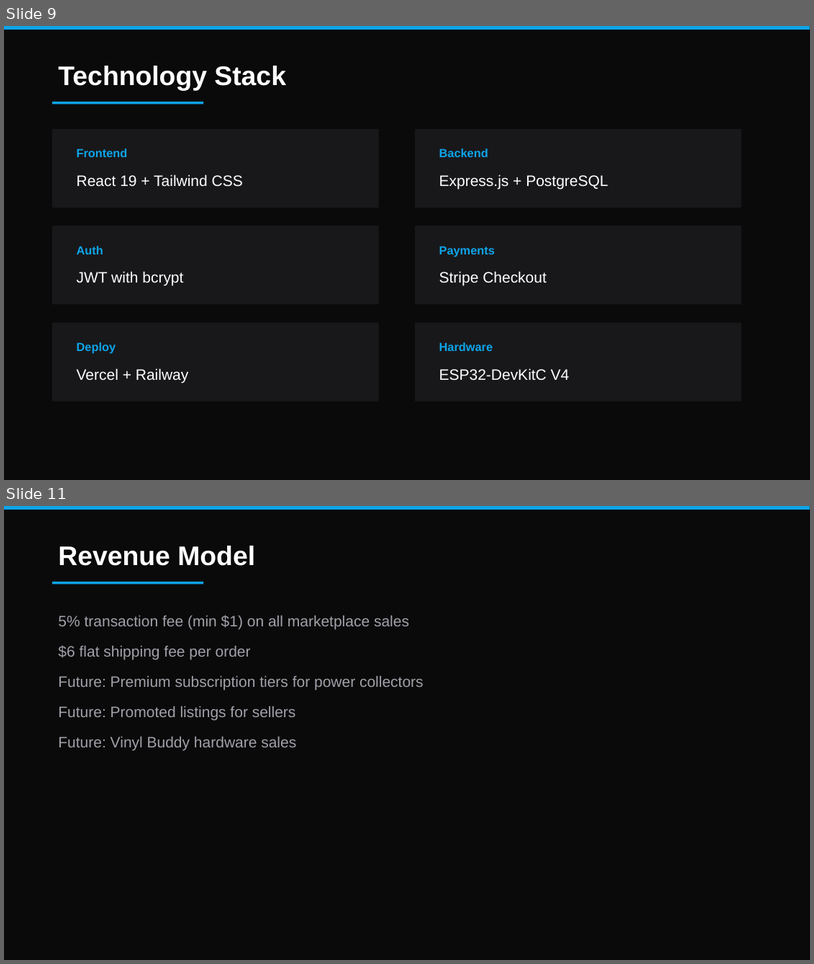
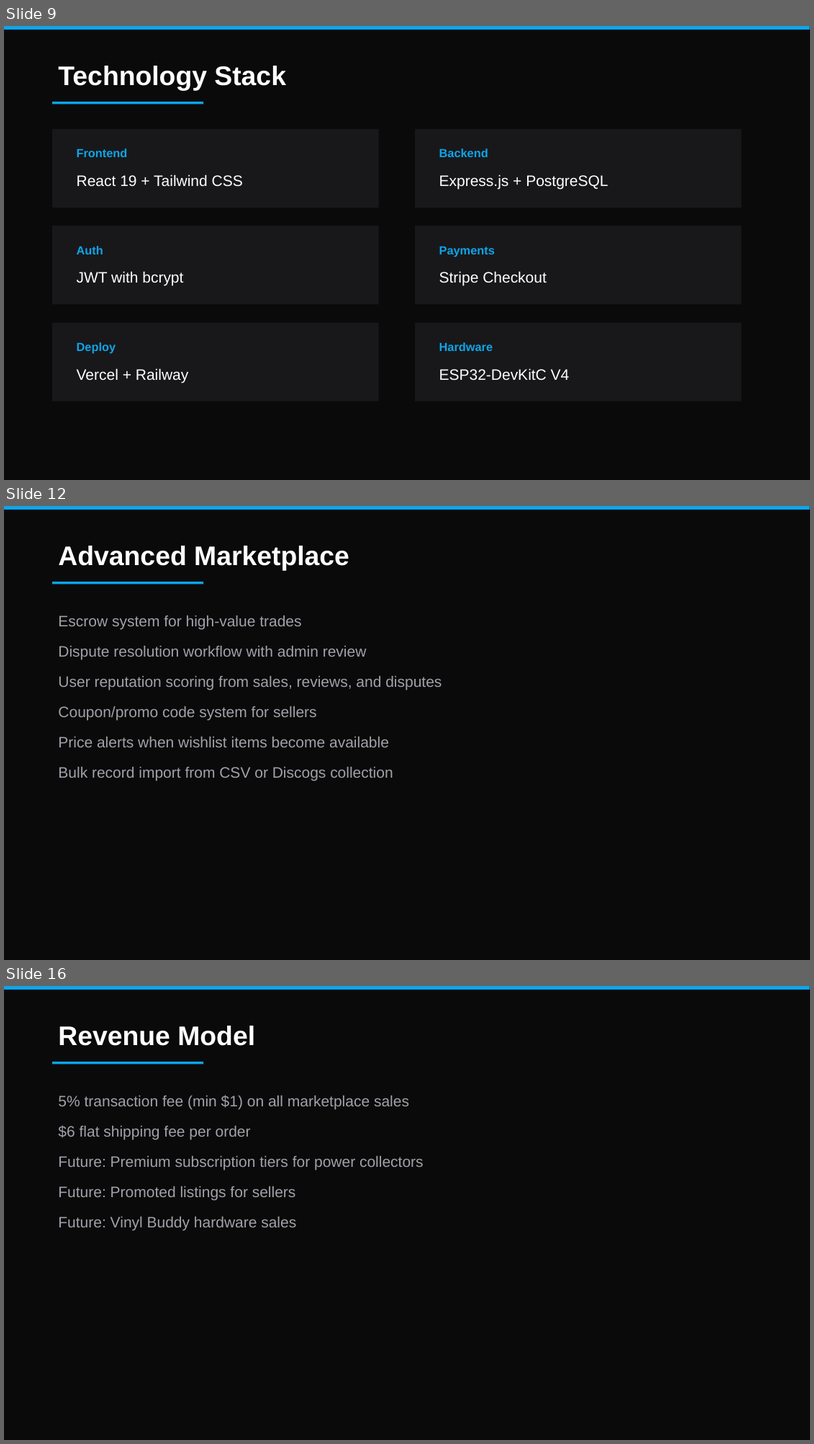
Before and after one commit to colelevy08/groovestack, a slide deck: GrooveStack_Overview.pptx. Shown one above the other, each under a label of ours: slides 9 and 11 before the commit, slides 9, 12 and 16 after it; the slides between them are not shown. The pictures are 814x964 and 814x1444 pixels, drawn with LibreOffice and Linux fonts; fonts in the diff are those of the drawing. Boxes give left, top, right and bottom in pixels: in the first picture for what was removed or moved away, otherwise in the second. Text is boxed around its words. In the diff, an @@ line names an element or a change of style, - is before the commit and + after.

```diff
--- a/GrooveStack_Overview.pptx
+++ b/GrooveStack_Overview.pptx
@@ slide 12 added at box(4, 506, 810, 960), background #0A0A0A @@
@@ rectangle added at box(4, 506, 810, 510), fill #0EA5E9 @@
@@ text added at box(58, 546, 350, 570), 32 pt, text #FFFFFF, bold @@
+Advanced Marketplace
@@ rectangle added at box(52, 582, 203, 584), fill #0EA5E9 @@
@@ text added at box(58, 615, 442, 780), 18 pt, text #A1A1AA @@
+Escrow system for high-value trades
+Dispute resolution workflow with admin review
+User reputation scoring from sales, reviews, and disputes
+Coupon/promo code system for sellers
+Price alerts when wishlist items become available
+Bulk record import from CSV or Discogs collection
@@ what was slide 11 is now slide 16 @@
```
Also in this commit, not shown: 2 slides changed, 4 other slides added, 1 other file.
